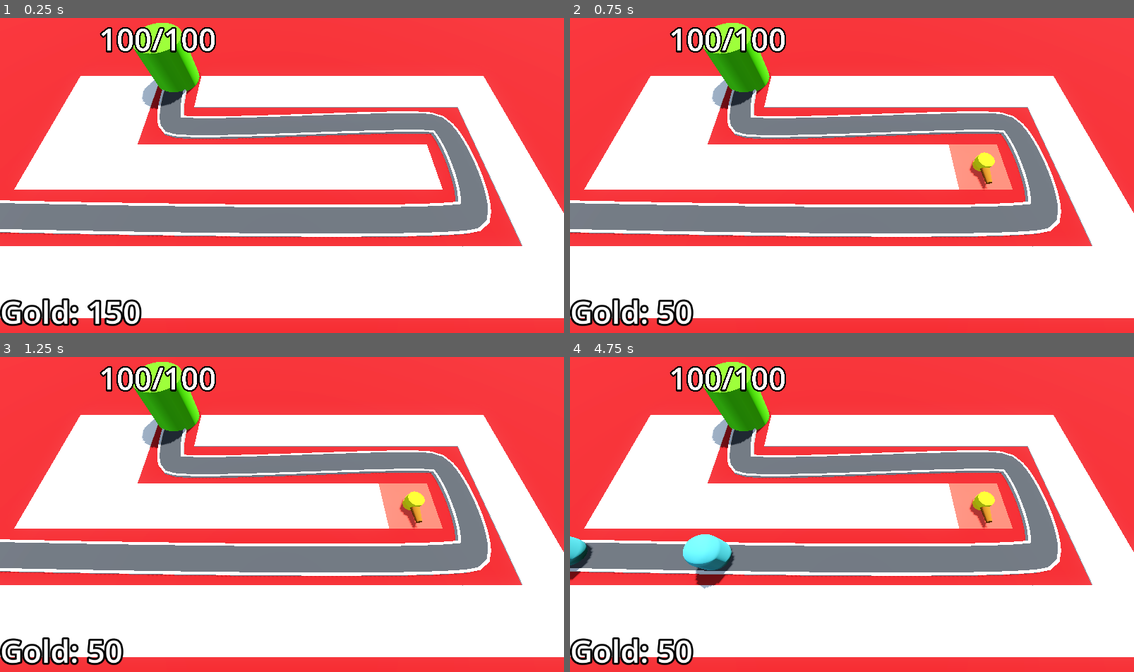
Above: before the commit, frames 1-4 (two rows, left to right).
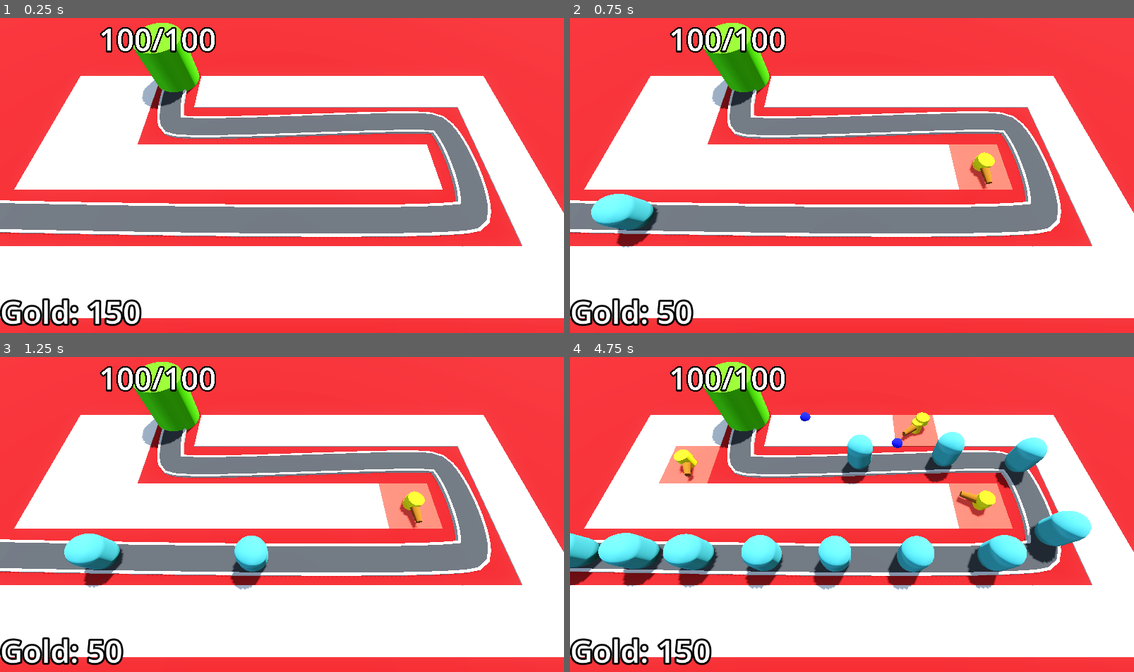
Above: after the commit, the same moments.

Repository: Matthew-CS11/Barbarian-Blaster
Game: Godot game, scene res://base_level.tscn
Two runs of this game, one before a commit and one after it. Both use one fixed random seed, a clock stepped at 60 frames per second and the inputs below.
Inputs (mouse positions are in pixels of both pictures, inside the frame that each line leads up to):
- Up to frame 1 (0.25 s): no input
- Up to frame 2 (0.75 s): tap Enter at 0.5 s; move the mouse to (976, 159) at 0.52 s; click (976, 159) at 0.6 s
- Up to frame 3 (1.25 s): no input
- Up to frame 4 (4.75 s): move the mouse to (739, 530) at 1.27 s; click (739, 530) at 1.35 s; move the mouse to (908, 445) at 2.02 s; click (908, 445) at 2.1 s; move the mouse to (823, 577) at 2.77 s; click (823, 577) at 2.85 s; move the mouse to (1021, 561) at 3.52 s; click (1021, 561) at 3.6 s; move the mouse to (682, 467) at 4.27 s; click (682, 467) at 4.35 s

Frame 1 is identical in both runs. In frame 2, 1.3% of the frame differs, in the area x 3-16%, y 55-73%; in frame 3, 2.0%; in frame 4, 13%, in the area x 0-93%, y 17-98%.

Commit message:
add victory screen

Diff:
--- /dev/null
+++ b/UI/victory_layer.gd
@@ -0,0 +1,10 @@
+extends CanvasLayer
+
+
+
+func _on_retry_button_pressed() -> void:
+	get_tree().reload_current_scene()
+
+
+func _on_quit_button_pressed() -> void:
+	get_tree().quit()
--- /dev/null
+++ b/UI/victory_layer.tscn
@@ -0,0 +1,61 @@
+[gd_scene format=3 uid="uid://cqwiydufhvhtr"]
+
+[ext_resource type="Script" uid="uid://76luocasr4vw" path="res://UI/victory_layer.gd" id="1_4etjl"]
+
+[sub_resource type="LabelSettings" id="LabelSettings_fxpm7"]
+font_size = 100
+
+[node name="VictoryLayer" type="CanvasLayer" unique_id=519931431]
+visible = false
+script = ExtResource("1_4etjl")
+
+[node name="ColorRect" type="ColorRect" parent="." unique_id=1646029444]
+anchors_preset = 15
+anchor_right = 1.0
+anchor_bottom = 1.0
+grow_horizontal = 2
+grow_vertical = 2
+color = Color(0, 0, 0, 0.39215687)
+
+[node name="CenterContainer" type="CenterContainer" parent="ColorRect" unique_id=636104612]
+layout_mode = 1
+anchors_preset = 8
+anchor_left = 0.5
+anchor_top = 0.5
+anchor_right = 0.5
+anchor_bottom = 0.5
+offset_left = -144.0
+offset_top = -158.0
+offset_right = 101.0
+offset_bottom = 9.0
+grow_horizontal = 2
+grow_vertical = 2
+
+[node name="PanelContainer" type="PanelContainer" parent="ColorRect/CenterContainer" unique_id=2014919559]
+layout_mode = 2
+
+[node name="VBoxContainer" type="VBoxContainer" parent="ColorRect/CenterContainer/PanelContainer" unique_id=1166320935]
+layout_mode = 2
+alignment = 1
+
+[node name="Label" type="Label" parent="ColorRect/CenterContainer/PanelContainer/VBoxContainer" unique_id=1038246166]
+layout_mode = 2
+text = "Victory"
+label_settings = SubResource("LabelSettings_fxpm7")
+
+[node name="HBoxContainer" type="HBoxContainer" parent="ColorRect/CenterContainer/PanelContainer/VBoxContainer" unique_id=1713766987]
+layout_mode = 2
+alignment = 1
+
+[node name="RetryButton" type="Button" parent="ColorRect/CenterContainer/PanelContainer/VBoxContainer/HBoxContainer" unique_id=1208958318]
+layout_mode = 2
+theme_override_font_sizes/font_size = 48
+text = "Retry"
+
+[node name="QuitButton" type="Button" parent="ColorRect/CenterContainer/PanelContainer/VBoxContainer/HBoxContainer" unique_id=892632940]
+layout_mode = 2
+theme_override_font_sizes/font_size = 48
+text = "Quit"
+
+[connection signal="pressed" from="ColorRect/CenterContainer/PanelContainer/VBoxContainer/HBoxContainer/RetryButton" to="." method="_on_retry_button_pressed"]
+[connection signal="pressed" from="ColorRect/CenterContainer/PanelContainer/VBoxContainer/HBoxContainer/QuitButton" to="." method="_on_quit_button_pressed"]
--- a/base_level.tscn
+++ b/base_level.tscn
@@ -9,6 +9,7 @@
 [ext_resource type="PackedScene" uid="uid://d01unib15e15u" path="res://Turret/turret.tscn" id="6_u2wky"]
 [ext_resource type="Script" uid="uid://brmiqfbffbybp" path="res://bank.gd" id="8_bkkah"]
 [ext_resource type="PackedScene" uid="uid://dke6ba4ruxff3" path="res://difficulty_manager/difficulty_manager.tscn" id="9_xjg0i"]
+[ext_resource type="PackedScene" uid="uid://cqwiydufhvhtr" path="res://UI/victory_layer.tscn" id="10_ykwpl"]
 
 [sub_resource type="ProceduralSkyMaterial" id="ProceduralSkyMaterial_4sal3"]
 sky_horizon_color = Color(0.66224277, 0.6717428, 0.6867428, 1)
@@ -154,4 +155,7 @@
 
 [node name="DifficultyManager" parent="." unique_id=756387318 instance=ExtResource("9_xjg0i")]
 
+[node name="VictoryLayer" parent="." unique_id=519931431 instance=ExtResource("10_ykwpl")]
+
 [connection signal="timeout" from="Path3D/Timer" to="Path3D" method="_on_timer_timeout"]
+[connection signal="stop_spawning_enemies" from="DifficultyManager" to="Path3D" method="_on_difficulty_manager_stop_spawning_enemies"]
--- a/difficulty_manager/difficulty_manager.gd
+++ b/difficulty_manager/difficulty_manager.gd
@@ -6,8 +6,11 @@
 @export var enemy_health_curve : Curve
 @export var game_length := 30
 
+signal stop_spawning_enemies
+
 func _ready() -> void:
 	timer.start(game_length)
+	Engine.time_scale = 5
 
 func _process(delta: float) -> void:
 	pass
@@ -20,3 +23,7 @@
 
 func get_enemy_health() -> float:
 	return enemy_health_curve.sample(game_progress_ratio())
+
+
+func _on_timer_timeout() -> void:
+	stop_spawning_enemies.emit()
--- a/difficulty_manager/difficulty_manager.tscn
+++ b/difficulty_manager/difficulty_manager.tscn
@@ -19,3 +19,5 @@
 
 [node name="Timer" type="Timer" parent="." unique_id=153099846]
 one_shot = true
+
+[connection signal="timeout" from="Timer" to="." method="_on_timer_timeout"]
--- a/enemy_path/path_3d.gd
+++ b/enemy_path/path_3d.gd
@@ -3,13 +3,26 @@
 @export var enemy_scene : PackedScene
 @export var diff_manager : Node
 @onready var timer: Timer = $Timer
+@export var victory_layer : CanvasLayer
 
 func spawn_enemy() -> void:
 	var enemy = enemy_scene.instantiate()
 	enemy.max_health = diff_manager.get_enemy_health()
 	add_child(enemy)
+	enemy.tree_exited.connect(enemy_defeated)
 	timer.wait_time = diff_manager.get_spawn_time()
 
 
+func enemy_defeated() -> void:
+	if timer.is_stopped():
+		for child in get_children():
+			if child is Enemy:
+				return
+		victory_layer.visible = true
+
 func _on_timer_timeout() -> void:
 	spawn_enemy()
+
+
+func _on_difficulty_manager_stop_spawning_enemies() -> void:
+	timer.stop()
Not shown, added: UI/victory_layer.gd.uid
